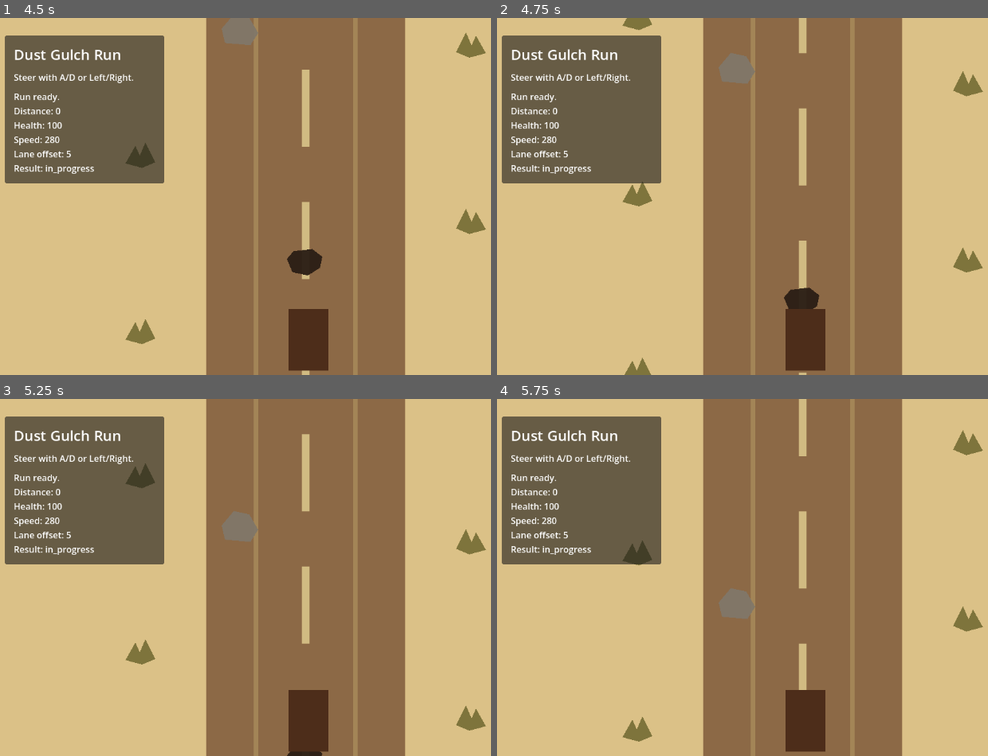
Above: before the commit, frames 1-4 (two rows, left to right).
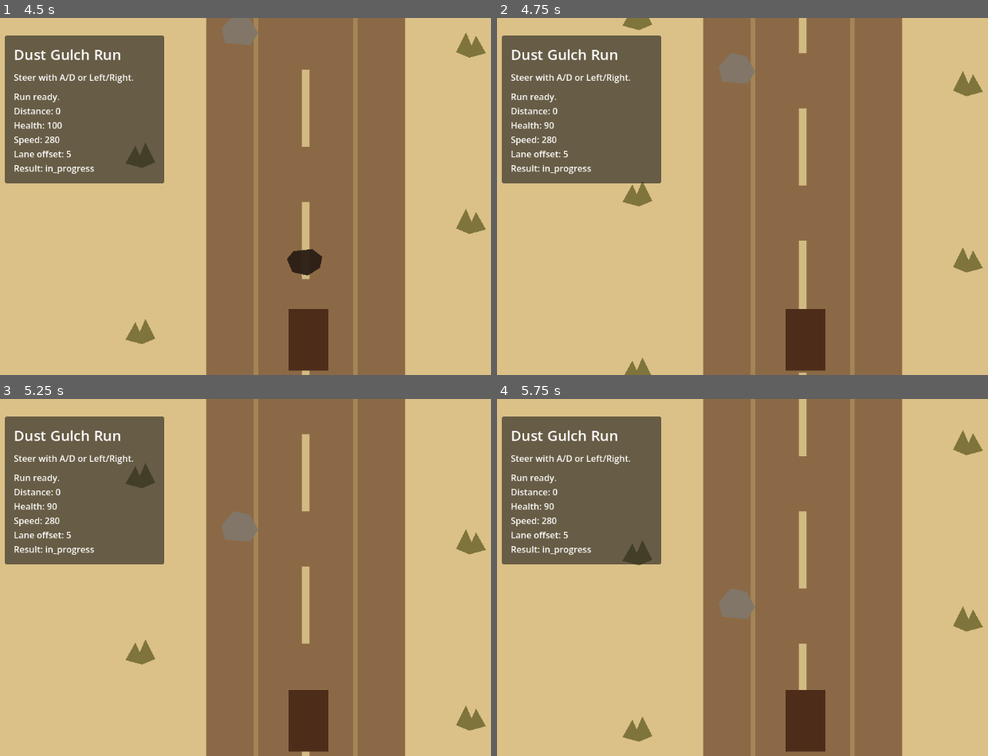
Above: after the commit, the same moments.

Repository: bbenefield89/The-Last-Delivery-to-Dust-Gulch
Game: Godot game, scene res://Scenes/AppRoot/AppRoot.tscn
The game is run twice, just before and just after one commit, with the same random seed, the same clock (stepped at 60 frames per second) and the same inputs.
Inputs (mouse positions are in pixels of both pictures, inside the frame that each line leads up to):
- Up to frame 1 (4.5 s): tap Enter at 0.5 s; move the mouse to (446, 178) at 0.52 s; hold D (steer_right) 0.53-1.25 s; hold Shift 0.53-1.25 s; click (446, 178) at 0.67 s; drag from (176, 214) to (274, 267) at 1.27 s; move the mouse to (368, 117) at 2.02 s; hold D (steer_right) 2.03-2.75 s; tap Ctrl at 2.1 s; drag from (274, 267) to (112, 142) at 2.77 s; move the mouse to (outside the picture) at 3.52 s; hold A (steer_left) 3.53-4.25 s; tap Delete at 3.6 s; drag from (112, 142) to (211, 107) at 4.27 s
- Up to frame 2 (4.75 s): no input
- Up to frame 3 (5.25 s): move the mouse to (338, 577) at 5.02 s; hold S from 5.03 s (still down); tap Enter at 5.1 s; click (338, 577) at 5.17 s
- Up to frame 4 (5.75 s): keep holding S

Frame 1 is identical in both runs. In frame 2, 0.4% of the frame differs, in the area x 9-66%, y 29-82%; in frame 3, 0.1%; in frame 4, less than 0.1%.

Commit message:
feat(hazards): add collision damage handling

Diff:
--- a/Scenes/RunScene/run_scene.gd
+++ b/Scenes/RunScene/run_scene.gd
@@ -14,6 +14,7 @@
 const CENTER_DASH_COUNT := 13
 const ROADSIDE_DECOR_SPACING := 320.0
 const ROADSIDE_DECOR_COUNT := 10
+const WAGON_COLLISION_SIZE := Vector2(72.0, 112.0)
 
 const DASH_COLOR := Color(0.886275, 0.811765, 0.572549, 0.8)
 const SCRUB_COLOR := Color(0.47451, 0.443137, 0.219608, 0.95)
@@ -60,6 +61,7 @@
 	)
 	_scroll_offset = fposmod(_scroll_offset + _run_state.current_speed * delta, SCROLL_LOOP_HEIGHT)
 	_hazard_spawner.advance(_run_state.current_speed * delta)
+	_apply_hazard_collisions()
 	_update_wagon_visual()
 	_update_scroll_visuals()
 	_update_camera_framing()
@@ -95,6 +97,17 @@
 		return
 
 	_camera.position = Vector2(0.0, _wagon.position.y - CAMERA_VERTICAL_OFFSET)
+
+
+func _apply_hazard_collisions() -> void:
+	if _hazard_spawner == null or _run_state == null:
+		return
+
+	var collisions := _hazard_spawner.collect_collisions(_wagon.position, WAGON_COLLISION_SIZE)
+	for collision in collisions:
+		_run_state.wagon_health = max(0, _run_state.wagon_health - collision["damage"])
+		_run_state.last_hit_hazard = collision["type"]
+		(collision["node"] as Node).queue_free()
 
 
 func _ensure_scroll_visuals() -> void:
--- a/Scripts/Hazards/hazard_spawner.gd
+++ b/Scripts/Hazards/hazard_spawner.gd
@@ -4,6 +4,11 @@
 const LANE_X_POSITIONS := [-120.0, 0.0, 120.0]
 const DEFAULT_SPAWN_Y := -920.0
 const DEFAULT_DESPAWN_Y := 900.0
+const HAZARD_DAMAGE := {
+	&"pothole": 10,
+	&"rock": 15,
+	&"tumbleweed": 6,
+}
 const PATTERN := [
 	{"type": &"pothole", "lane_index": 1, "spacing": 480.0},
 	{"type": &"rock", "lane_index": 0, "spacing": 420.0},
@@ -127,3 +132,36 @@
 	for child in get_children():
 		if child is Polygon2D and child.position.y > DEFAULT_DESPAWN_Y:
 			child.queue_free()
+
+
+func collect_collisions(wagon_position: Vector2, wagon_size: Vector2) -> Array[Dictionary]:
+	var collisions: Array[Dictionary] = []
+	var wagon_rect := Rect2(wagon_position - (wagon_size * 0.5), wagon_size)
+
+	for child in get_children():
+		if not child is Polygon2D:
+			continue
+
+		var polygon := child as Polygon2D
+		var hazard_size := _get_hazard_size(polygon.get_meta("hazard_type", &""))
+		var hazard_rect := Rect2(polygon.position - (hazard_size * 0.5), hazard_size)
+		if wagon_rect.intersects(hazard_rect):
+			collisions.append({
+				"type": polygon.get_meta("hazard_type", &""),
+				"damage": HAZARD_DAMAGE.get(polygon.get_meta("hazard_type", &""), 0),
+				"node": polygon,
+			})
+
+	return collisions
+
+
+func _get_hazard_size(hazard_type: StringName) -> Vector2:
+	match hazard_type:
+		&"pothole":
+			return Vector2(64.0, 48.0)
+		&"rock":
+			return Vector2(68.0, 56.0)
+		&"tumbleweed":
+			return Vector2(58.0, 58.0)
+		_:
+			return Vector2(64.0, 64.0)
--- a/Scripts/RunState/run_state.gd
+++ b/Scripts/RunState/run_state.gd
@@ -5,6 +5,7 @@
 const DEFAULT_WAGON_HEALTH := 100
 const DEFAULT_LATERAL_POSITION := 0.0
 const DEFAULT_FORWARD_SPEED := 280.0
+const DEFAULT_LAST_HIT_HAZARD := &""
 
 var distance_remaining: float = DEFAULT_DISTANCE_REMAINING
 var wagon_health: int = DEFAULT_WAGON_HEALTH
@@ -12,3 +13,4 @@
 var active_failure: StringName = &""
 var result: StringName = &"in_progress"
 var lateral_position: float = DEFAULT_LATERAL_POSITION
+var last_hit_hazard: StringName = DEFAULT_LAST_HIT_HAZARD
--- a/Tests/Unit/test_hazard_spawner.gd
+++ b/Tests/Unit/test_hazard_spawner.gd
@@ -65,3 +65,16 @@
 	await wait_process_frames(1)
 
 	assert_eq(spawner.get_child_count(), 0)
+
+
+func test_collect_collisions_reports_damage_for_intersecting_hazard() -> void:
+	var spawner := HazardSpawnerType.new()
+	add_child_autofree(spawner)
+	await wait_process_frames(1)
+
+	spawner.advance(500.0)
+
+	var collisions := spawner.collect_collisions(Vector2(0.0, -920.0), Vector2(72.0, 112.0))
+	assert_eq(collisions.size(), 1)
+	assert_eq(collisions[0]["type"], &"pothole")
+	assert_eq(collisions[0]["damage"], 10)
--- a/Tests/Unit/test_run_scene.gd
+++ b/Tests/Unit/test_run_scene.gd
@@ -62,6 +62,28 @@
 	Input.action_release("steer_right")
 
 	assert_eq(state.lateral_position, 220.0)
+
+
+func test_hazard_collision_reduces_health_and_records_last_hit_type() -> void:
+	var scene = RUN_SCENE.instantiate()
+	add_child_autofree(scene)
+	await wait_process_frames(1)
+
+	var state := RunStateType.new()
+	scene.setup(state)
+
+	var spawner = scene.get_node("%HazardSpawner")
+	spawner.advance(500.0)
+	var hazard: Polygon2D = spawner.get_child(0)
+	for i in range(1, spawner.get_child_count()):
+		spawner.get_child(i).queue_free()
+	hazard.position = Vector2(0.0, 0.0)
+	await wait_process_frames(1)
+	scene._process(0.0)
+	await wait_process_frames(1)
+
+	assert_eq(state.wagon_health, 90)
+	assert_eq(state.last_hit_hazard, &"pothole")
 
 
 func test_camera_tracks_wagon_with_below_center_offset() -> void:
--- a/Tests/Unit/test_run_state.gd
+++ b/Tests/Unit/test_run_state.gd
@@ -11,4 +11,5 @@
 	assert_eq(state.current_speed, RunStateType.DEFAULT_FORWARD_SPEED)
 	assert_eq(state.lateral_position, RunStateType.DEFAULT_LATERAL_POSITION)
 	assert_eq(state.active_failure, &"")
+	assert_eq(state.last_hit_hazard, &"")
 	assert_eq(state.result, &"in_progress")
Not shown, changed: kanban_tasks_data.kanban
